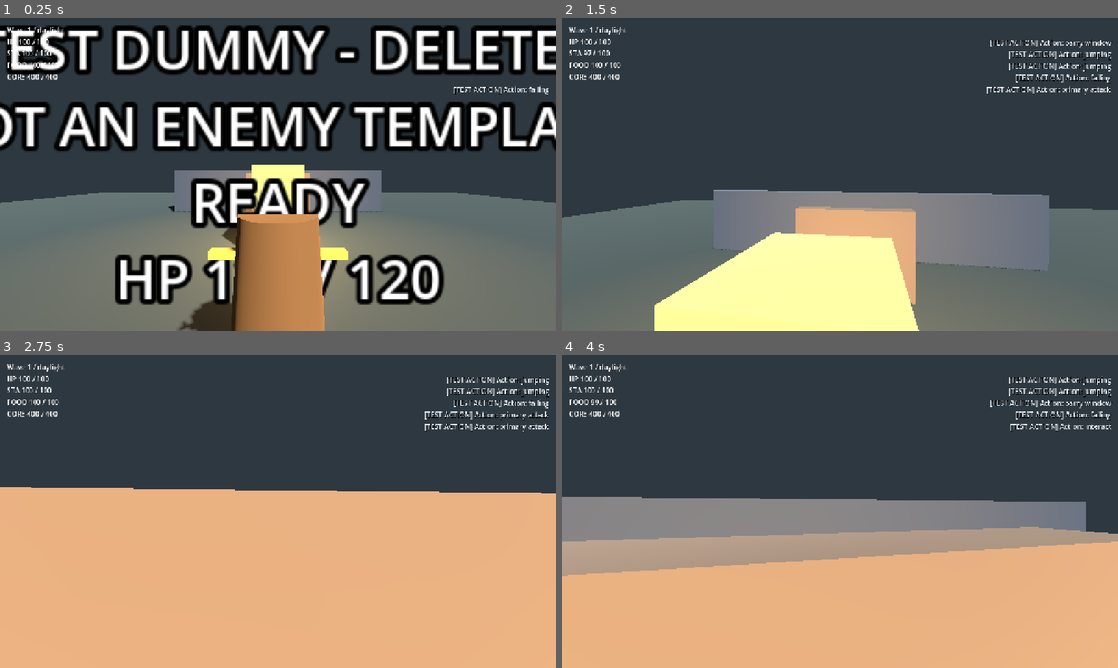
Above: before the commit, frames 1-4 (two rows, left to right).
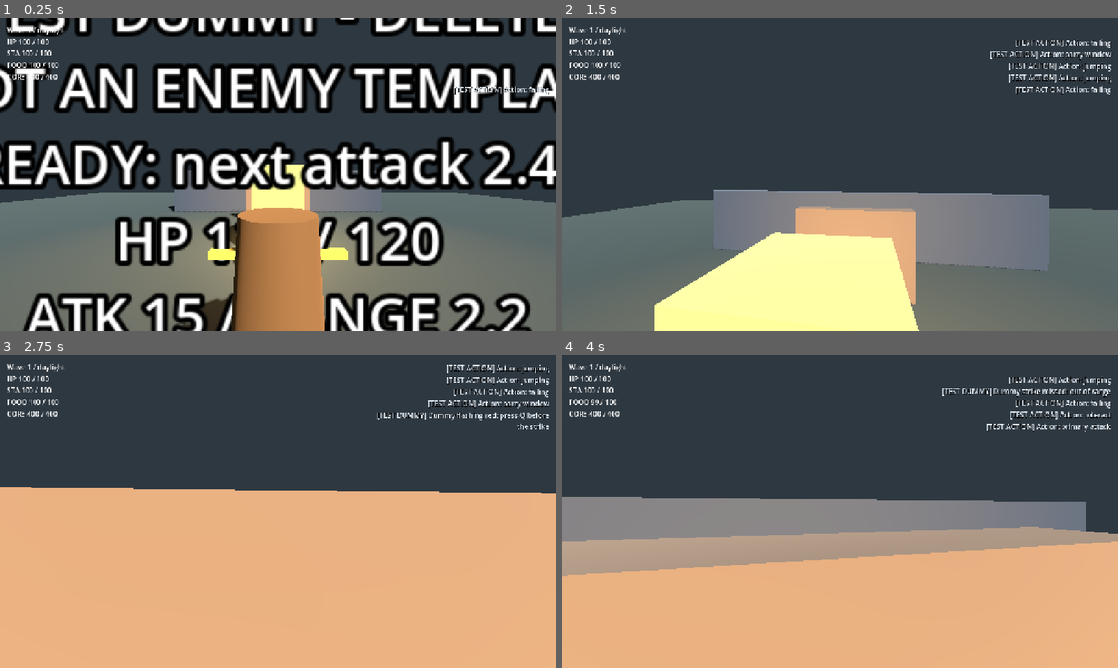
Above: after the commit, the same moments.

Repository: ParaNoite/decaying--rain
Game: Godot game, scene res://scenes/levels/mvp_skeleton.tscn
Same seed, same stepped clock (60 frames per second), same inputs: the game is played once before the commit and once after it.
Inputs (mouse positions are in pixels of both pictures, inside the frame that each line leads up to):
- Up to frame 1 (0.25 s): no input
- Up to frame 2 (1.5 s): tap Enter at 0.5 s; move the mouse to (867, 174) at 0.52 s; hold W (move_forward) from 0.53 s (still down); tap Q (block) at 0.6 s; click (867, 174) at 0.67 s; tap Space (jump) at 0.77 s; move the mouse to (812, 174) at 1.27 s; click (812, 174) at 1.35 s
- Up to frame 3 (2.75 s): keep holding W (move_forward); tap Space (jump) at 1.52 s; tap Q (block) at 1.55, 2.3 s; move the mouse to (289, 505) at 2.02 s; hold C (attack_secondary) from 2.03 s (still down); click (289, 505) at 2.17 s
- Up to frame 4 (4 s): keep holding W (move_forward); tap Q (block) at 2.75, 2.85, 3.5, 3.8 s; move the mouse to (834, 517) at 2.77 s; release C (attack_secondary) at 2.78 s; click (834, 517) at 2.92 s; tap Space (jump) at 3.02, 3.77 s; move the mouse to (878, 514) at 3.52 s; hold E (interact) from 3.53 s (still down); click (878, 514) at 3.67 s

The runs differ from the first frame. In frame 1, 59% of the frame differs, in the area x 0-100%, y 0-100%; in frame 2, 1.2%; in frame 3, 1.5%; in frame 4, 1.2%.

Commit message:
player system：全套动作正常运行，演示动作暂时用tween以后要改，稻草人

Diff:
--- a/project.godot
+++ b/project.godot
@@ -28,7 +28,6 @@
 window/size/viewport_width=1280
 window/size/viewport_height=720
 window/stretch/mode="canvas_items"
-window/stretch/aspect="keep"
 
 [dotnet]
 
@@ -52,18 +51,18 @@
 [layer_names]
 
 2d_physics/layer_1="Player"
+3d_physics/layer_1="World"
 2d_physics/layer_2="Enemy"
+3d_physics/layer_2="Player"
 2d_physics/layer_3="Item"
+3d_physics/layer_3="Enemy"
 2d_physics/layer_4="Boundary"
+3d_physics/layer_4="Interactable"
 2d_physics/layer_5="Player_Bullets"
+3d_physics/layer_5="Player_Hitbox"
 2d_physics/layer_6="Enemy_Bullets"
+3d_physics/layer_6="Enemy_Hitbox"
 2d_physics/layer_7="Player_invinsible"
-3d_physics/layer_1="World"
-3d_physics/layer_2="Player"
-3d_physics/layer_3="Enemy"
-3d_physics/layer_4="Interactable"
-3d_physics/layer_5="Player_Hitbox"
-3d_physics/layer_6="Enemy_Hitbox"
 3d_physics/layer_7="Base"
 
 [physics]
--- a/resources/gameplay/player/mvp_player_combat.tres
+++ b/resources/gameplay/player/mvp_player_combat.tres
@@ -13,8 +13,8 @@
 shove_stamina_cost = 18.0
 light_attack_windup = 0.12
 light_attack_recovery = 0.28
-parry_window = 0.22
-parry_recovery = 0.35
+parry_window = 0.55
+parry_recovery = 0.3
 shove_duration = 0.25
 shove_cooldown = 0.55
 shove_range = 1.4
--- a/scenes/debug/temporary_wooden_dummy.tscn
+++ b/scenes/debug/temporary_wooden_dummy.tscn
@@ -9,6 +9,13 @@
 [sub_resource type="StandardMaterial3D" id="StandardMaterial3D_hurt"]
 albedo_color = Color(0.95, 0.72, 0.28, 1)
 roughness = 0.75
+
+[sub_resource type="StandardMaterial3D" id="StandardMaterial3D_warning"]
+albedo_color = Color(1, 0.05, 0.04, 1)
+emission_enabled = true
+emission = Color(1, 0.03, 0.02, 1)
+emission_energy_multiplier = 0.85
+roughness = 0.62
 
 [sub_resource type="StandardMaterial3D" id="StandardMaterial3D_destroyed"]
 albedo_color = Color(0.18, 0.17, 0.16, 1)
@@ -32,6 +39,7 @@
 script = ExtResource("1_dummy")
 destroyed_material = SubResource("StandardMaterial3D_destroyed")
 hurt_material = SubResource("StandardMaterial3D_hurt")
+warning_material = SubResource("StandardMaterial3D_warning")
 
 [node name="BodyMesh" type="MeshInstance3D" parent="."]
 unique_name_in_owner = true
@@ -53,5 +61,5 @@
 transform = Transform3D(0.0339761, 0, 0.999423, 0, 1, 0, -0.999423, 0, 0.0339761, 0, 2.25, 0)
 pixel_size = 0.015
 billboard = 1
-text = "TEMP TEST DUMMY - DELETE LATER\nNOT AN ENEMY TEMPLATE\nREADY\nHP -- / --"
+text = "TEMP TEST DUMMY - DELETE LATER\nNOT AN ENEMY TEMPLATE\nREADY\nHP -- / --\nATK -- / RANGE --"
 horizontal_alignment = 1
--- a/scenes/ui/hud.tscn
+++ b/scenes/ui/hud.tscn
@@ -85,6 +85,30 @@
 alignment = 2
 mouse_filter = 2
 
+[node name="CombatBannerLabel" type="Label" parent="Root"]
+unique_name_in_owner = true
+visible = false
+layout_mode = 1
+anchors_preset = 8
+anchor_left = 0.5
+anchor_top = 0.5
+anchor_right = 0.5
+anchor_bottom = 0.5
+offset_left = -300.0
+offset_top = -112.0
+offset_right = 300.0
+offset_bottom = -48.0
+grow_horizontal = 2
+grow_vertical = 2
+mouse_filter = 2
+theme_override_colors/font_color = Color(0.3, 1, 0.45, 1)
+theme_override_colors/font_outline_color = Color(0, 0, 0, 0.95)
+theme_override_constants/outline_size = 8
+theme_override_font_sizes/font_size = 44
+text = "PARRY SUCCESS"
+horizontal_alignment = 1
+vertical_alignment = 1
+
 [node name="WatchPanel" type="PanelContainer" parent="Root"]
 unique_name_in_owner = true
 visible = false
--- a/scripts/autoloads/event_bus.gd
+++ b/scripts/autoloads/event_bus.gd
@@ -24,6 +24,8 @@
 signal interaction_prompt_changed(prompt: String)
 @warning_ignore("unused_signal")
 signal debug_test_notice(message: String, category: StringName)
+@warning_ignore("unused_signal")
+signal combat_feedback(message: String, tone: StringName)
 @warning_ignore("unused_signal")
 signal watch_state_changed(active: bool)
 @warning_ignore("unused_signal")
--- a/scripts/characters/player/player_3d_controller.gd
+++ b/scripts/characters/player/player_3d_controller.gd
@@ -80,7 +80,12 @@
 	if combat_state_machine.parry_active and data.source_tags.has(&"melee"):
 		if _event_bus != null:
 			_event_bus.combat_hit.emit(data)
+			_event_bus.debug_test_notice.emit("Parry success: blocked %.0f damage" % data.amount, &"combat")
+			_event_bus.combat_feedback.emit("PARRY SUCCESS", &"success")
 		return
+	_emit_debug_notice("Player hit: -%.0f HP" % data.amount, &"combat")
+	if _event_bus != null:
+		_event_bus.combat_feedback.emit("HIT -%.0f" % data.amount, &"danger")
 	apply_damage(data.amount)
 
 
--- a/scripts/debug/temporary_wooden_dummy.gd
+++ b/scripts/debug/temporary_wooden_dummy.gd
@@ -7,11 +7,24 @@
 @export_range(1.0, 1000.0, 1.0) var max_health: float = 120.0
 @export var destroyed_material: StandardMaterial3D
 @export var hurt_material: StandardMaterial3D
+@export var warning_material: StandardMaterial3D
+@export_range(0.2, 20.0, 0.1) var attack_interval: float = 2.4
+@export_range(0.1, 5.0, 0.05) var warning_duration: float = 0.75
+@export_range(0.1, 5.0, 0.05) var strike_duration: float = 0.18
+@export_range(0.1, 5.0, 0.05) var attack_range: float = 2.2
+@export_range(0.0, 100.0, 1.0) var attack_damage: float = 15.0
 
 @onready var label: Label3D = %StatusLabel
 @onready var body_mesh: MeshInstance3D = %BodyMesh
 
+const STATE_IDLE: StringName = &"idle"
+const STATE_WARNING: StringName = &"warning"
+const STATE_STRIKE: StringName = &"strike"
+const STATE_COOLDOWN: StringName = &"cooldown"
+
 var current_health: float = 120.0
+var attack_state: StringName = STATE_IDLE
+var _state_time_remaining: float = 0.0
 var _event_bus = null
 var _default_material: Material
 
@@ -21,8 +34,29 @@
 	_event_bus = get_node_or_null("/root/EventBus")
 	current_health = max_health
 	_default_material = body_mesh.material_override
-	_update_label("READY")
+	_enter_state(STATE_IDLE)
 	_emit_notice("Temporary wooden dummy ready: HP %.0f / %.0f" % [current_health, max_health], &"dummy")
+
+
+func _physics_process(delta: float) -> void:
+	if current_health <= 0.0:
+		return
+
+	_state_time_remaining = maxf(0.0, _state_time_remaining - delta)
+	if _state_time_remaining > 0.0:
+		return
+
+	match attack_state:
+		STATE_IDLE:
+			_enter_state(STATE_WARNING)
+		STATE_WARNING:
+			_enter_state(STATE_STRIKE)
+		STATE_STRIKE:
+			_enter_state(STATE_COOLDOWN)
+		STATE_COOLDOWN:
+			_enter_state(STATE_IDLE)
+		_:
+			_enter_state(STATE_IDLE)
 
 
 func receive_damage(data: DamageEventData) -> void:
@@ -62,16 +96,69 @@
 	_emit_notice("Dummy hit: HP %.0f / %.0f" % [current_health, max_health], &"dummy")
 
 
+func _enter_state(next_state: StringName) -> void:
+	attack_state = next_state
+	match attack_state:
+		STATE_IDLE:
+			_state_time_remaining = attack_interval
+			_restore_material()
+			_update_label("READY: next attack %.1fs" % attack_interval)
+		STATE_WARNING:
+			_state_time_remaining = warning_duration
+			if warning_material != null:
+				body_mesh.material_override = warning_material
+			_update_label("WARNING: PARRY SOON")
+			_emit_notice("Dummy flashing red: press Q before the strike", &"dummy")
+		STATE_STRIKE:
+			_state_time_remaining = strike_duration
+			_update_label("STRIKE")
+			_perform_melee_attack()
+		STATE_COOLDOWN:
+			_state_time_remaining = 0.35
+			_restore_material()
+			_update_label("RECOVER")
+		_:
+			_state_time_remaining = attack_interval
+
+
+func _perform_melee_attack() -> void:
+	var player: Node = get_tree().get_first_node_in_group("player")
+	if not (player is Node3D):
+		_emit_notice("Dummy strike missed: no player", &"dummy")
+		return
+
+	var target: Node3D = player as Node3D
+	var offset: Vector3 = target.global_position - global_position
+	offset.y = 0.0
+	if offset.length() > attack_range:
+		_emit_notice("Dummy strike missed: out of range", &"dummy")
+		return
+
+	var hit_data: DamageEventData = DamageEventData.new()
+	hit_data.attacker_id = get_instance_id()
+	hit_data.target_id = target.get_instance_id()
+	hit_data.amount = attack_damage
+	hit_data.source_tags = [&"melee", &"temporary_test_dummy"]
+	hit_data.stagger = 8.0
+	hit_data.hit_position = target.global_position
+
+	if target.has_method("receive_damage"):
+		target.receive_damage(hit_data)
+	_emit_notice("Dummy melee strike: %.0f damage" % attack_damage, &"dummy")
+
+
 func _restore_material() -> void:
 	if current_health > 0.0 and is_instance_valid(body_mesh):
 		body_mesh.material_override = _default_material
 
 
 func _update_label(state_text: String) -> void:
-	label.text = "TEMP TEST DUMMY - DELETE LATER\nNOT AN ENEMY TEMPLATE\n%s\nHP %.0f / %.0f" % [
+	label.text = "TEMP TEST DUMMY - DELETE LATER\nNOT AN ENEMY TEMPLATE\n%s\nHP %.0f / %.0f\nATK %.0f / RANGE %.1f" % [
 		state_text,
 		current_health,
 		max_health,
+		attack_damage,
+		attack_range,
 	]
 
 
--- a/scripts/ui/hud_controller.gd
+++ b/scripts/ui/hud_controller.gd
@@ -8,6 +8,7 @@
 @onready var core_label: Label = %CoreLabel
 @onready var prompt_label: Label = %PromptLabel
 @onready var debug_notice_stack: VBoxContainer = %DebugNoticeStack
+@onready var combat_banner_label: Label = %CombatBannerLabel
 @onready var watch_panel: Control = %WatchPanel
 @onready var watch_wave_label: Label = %WatchWaveLabel
 @onready var watch_timer_label: Label = %WatchTimerLabel
@@ -16,6 +17,7 @@
 const MAX_DEBUG_NOTICE_COUNT: int = 5
 
 var _event_bus = null
+var _combat_banner_tween: Tween
 
 
 func _ready() -> void:
@@ -31,6 +33,7 @@
 	_event_bus.resource_looted.connect(_on_resource_looted)
 	_event_bus.interaction_prompt_changed.connect(_on_interaction_prompt_changed)
 	_event_bus.debug_test_notice.connect(_on_debug_test_notice)
+	_event_bus.combat_feedback.connect(_on_combat_feedback)
 	_event_bus.watch_state_changed.connect(_on_watch_state_changed)
 	_event_bus.wave_timer_changed.connect(_on_wave_timer_changed)
 	_event_bus.player_died.connect(_on_player_died)
@@ -56,6 +59,8 @@
 		_event_bus.interaction_prompt_changed.disconnect(_on_interaction_prompt_changed)
 	if _event_bus.debug_test_notice.is_connected(_on_debug_test_notice):
 		_event_bus.debug_test_notice.disconnect(_on_debug_test_notice)
+	if _event_bus.combat_feedback.is_connected(_on_combat_feedback):
+		_event_bus.combat_feedback.disconnect(_on_combat_feedback)
 	if _event_bus.watch_state_changed.is_connected(_on_watch_state_changed):
 		_event_bus.watch_state_changed.disconnect(_on_watch_state_changed)
 	if _event_bus.wave_timer_changed.is_connected(_on_wave_timer_changed):
@@ -112,6 +117,30 @@
 	get_tree().create_timer(3.0).timeout.connect(_remove_debug_notice.bind(notice_label), CONNECT_ONE_SHOT)
 
 
+func _on_combat_feedback(message: String, tone: StringName) -> void:
+	if combat_banner_label == null:
+		return
+
+	if _combat_banner_tween != null:
+		_combat_banner_tween.kill()
+
+	combat_banner_label.text = message
+	combat_banner_label.visible = true
+	combat_banner_label.modulate = Color(1.0, 1.0, 1.0, 1.0)
+	match tone:
+		&"success":
+			combat_banner_label.add_theme_color_override("font_color", Color(0.3, 1.0, 0.45, 1.0))
+		&"danger":
+			combat_banner_label.add_theme_color_override("font_color", Color(1.0, 0.22, 0.18, 1.0))
+		_:
+			combat_banner_label.add_theme_color_override("font_color", Color(0.92, 0.96, 1.0, 1.0))
+
+	_combat_banner_tween = create_tween()
+	_combat_banner_tween.tween_interval(0.55)
+	_combat_banner_tween.tween_property(combat_banner_label, "modulate:a", 0.0, 0.35)
+	_combat_banner_tween.tween_callback(combat_banner_label.hide)
+
+
 func _on_watch_state_changed(active: bool) -> void:
 	watch_panel.visible = active
 
Not shown: 1 places in scenes/debug/temporary_wooden_dummy.tscn that only renumber resources
Not shown, added: docs/architecture/PLAYER_SYSTEM.md
Not shown, changed: docs/architecture/REPOSITORY_LAYOUT.md
Not shown, changed: docs/architecture/SYSTEM_CONTRACTS.md
Not shown, changed: docs/mvp/MILESTONES.md
Not shown, changed: docs/mvp/MVP_SCOPE.md
